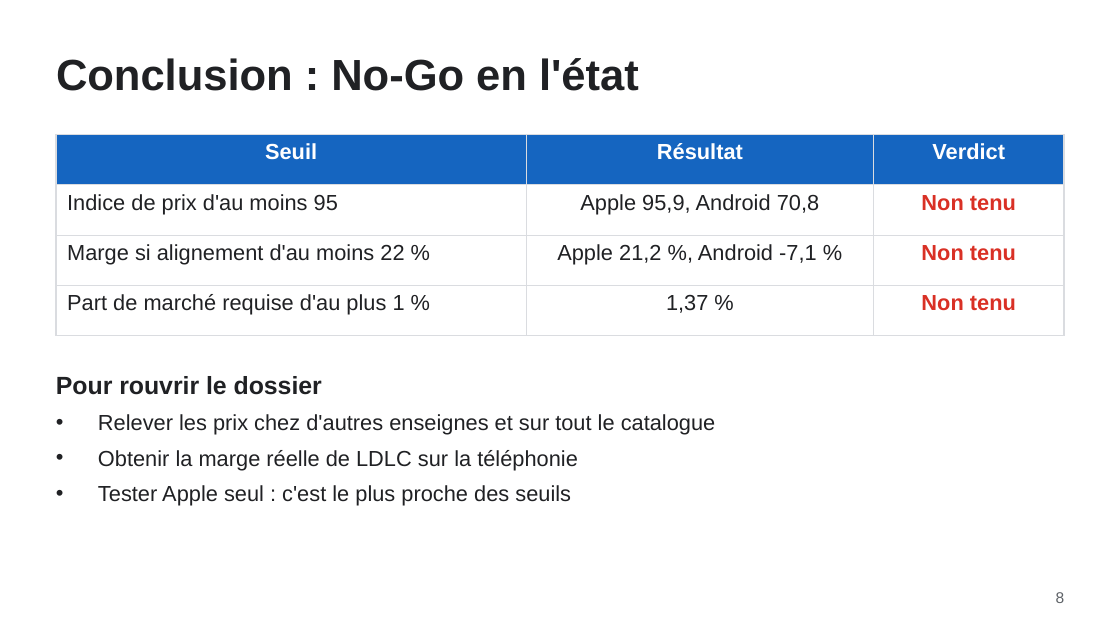
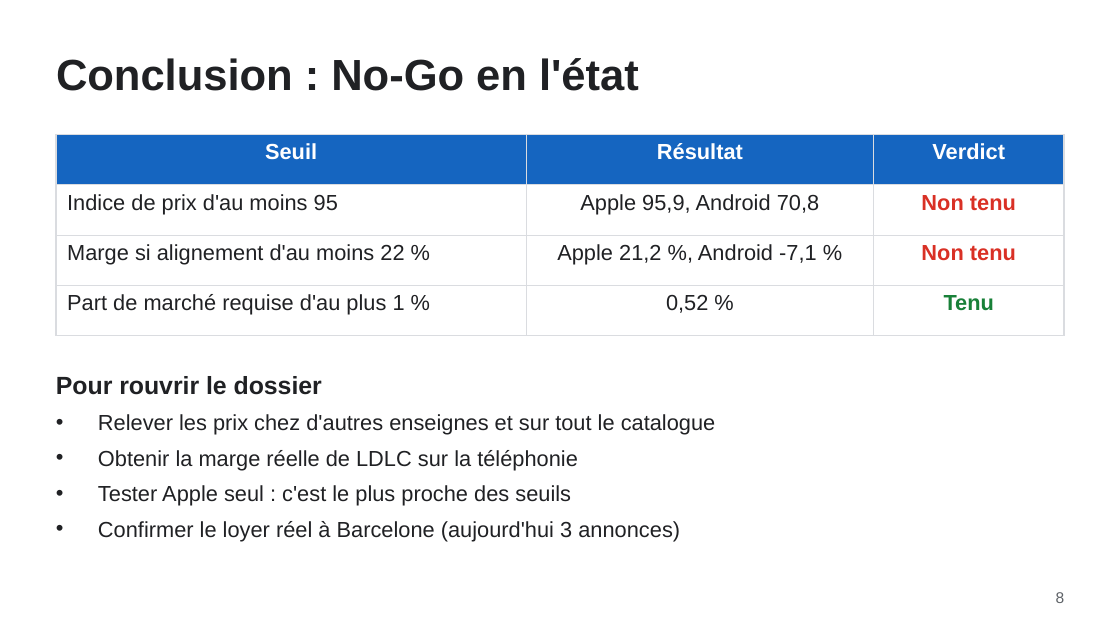
Before and after one commit to Chab-algo/LDLC-data, a slide deck: slide 8 of slides/LDLC_Espagne_Comex.pptx. Drawn at 1120x630 pixels with LibreOffice and Linux fonts; fonts in the diff are those of the drawing. Boxes give left, top, right and bottom in pixels: in the first picture for what was removed or moved away, otherwise in the second. Text is boxed around its words. In the diff, an @@ line names an element or a change of style, - is before the commit and + after.

Commit message:
Hypothèses du magasin pilote sourcées : canon digital 3,25 €, salaire de convention, loyer de centre commercial

```diff
--- a/slides/LDLC_Espagne_Comex.pptx
+++ b/slides/LDLC_Espagne_Comex.pptx
@@ table at [56, 134, 1064, 319] @@
-row 4, column 2: 1,37 %
+row 4, column 2: 0,52 %
-row 4, column 3: Non tenu
+row 4, column 3: Tenu
@@ text at [98, 521, 680, 541]: paragraph added @@
+• Confirmer le loyer réel à Barcelone (aujourd'hui 3 annonces)
```
Also in this commit, not shown: 1 other slide changed, 10 other files.
